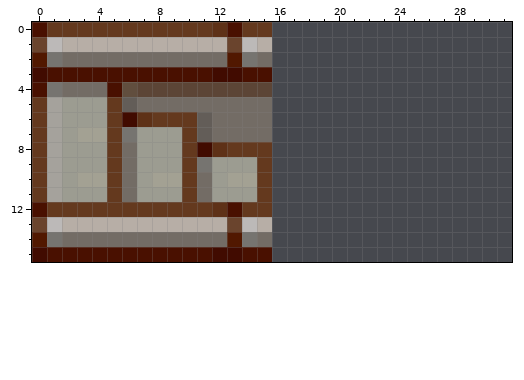
A pixel-art file gets an edit: assets/img/aseprite/Stair.aseprite. The picture above is the old version.
32x16 pixels, 1 frame. Colours within 5 levels of each other are drawn and written as one.
After the commit:
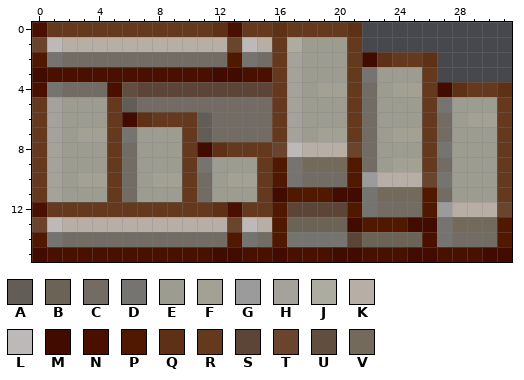
Palette (. is transparent): A #635d58  B #6b6356  C #736c65  D #767470  E #9c9c91  F #a3a193  G #9c9b9b  H #a5a29c  J #acada0  K #b7aea6  L #bcb9b8  M #410b00  N #491000  P #511800  Q #5e3117  R #64391e  S #5c4536  T #6a442d  U #614e3e  V #736a5b
Difference:
Changed rows in their new state; - is an unchanged pixel.
first column x 16:
 0 QRRRRQ----------
 1 RJEEER----------
 2 RHEEERMQRRQ-----
 3 RHEEERDEEER-----
 4 RHEFFRCEFFRMQRRQ
 5 RHEEERCEEERDEEER
 6 RHEEERCEEERCEFFR
 7 RHEFFRCEFFRCEEER
 8 TLKKKTCEEERDEEER
 9 PDVVVPCEFFRCEEER
10 PDCCCPGKKKTDEEER
11 MPPPMMDVVVPCEEER
12 PSSSSPDCCCPGKKKT
13 PBBBBMPPPMMDVVVP
14 PDDDDSBBBBNDCCCP
15 MNNNMMNNNMMNNNMM
Pixel boxes of the changes (left, top, right, bottom) in both pictures:
added: (272, 22, 512, 262)
